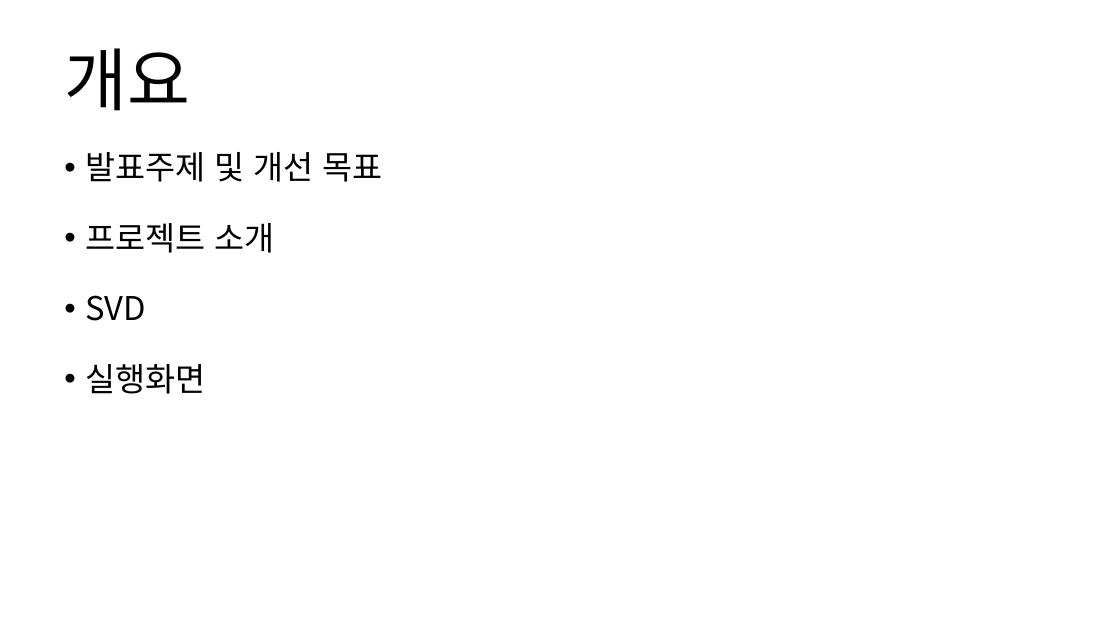
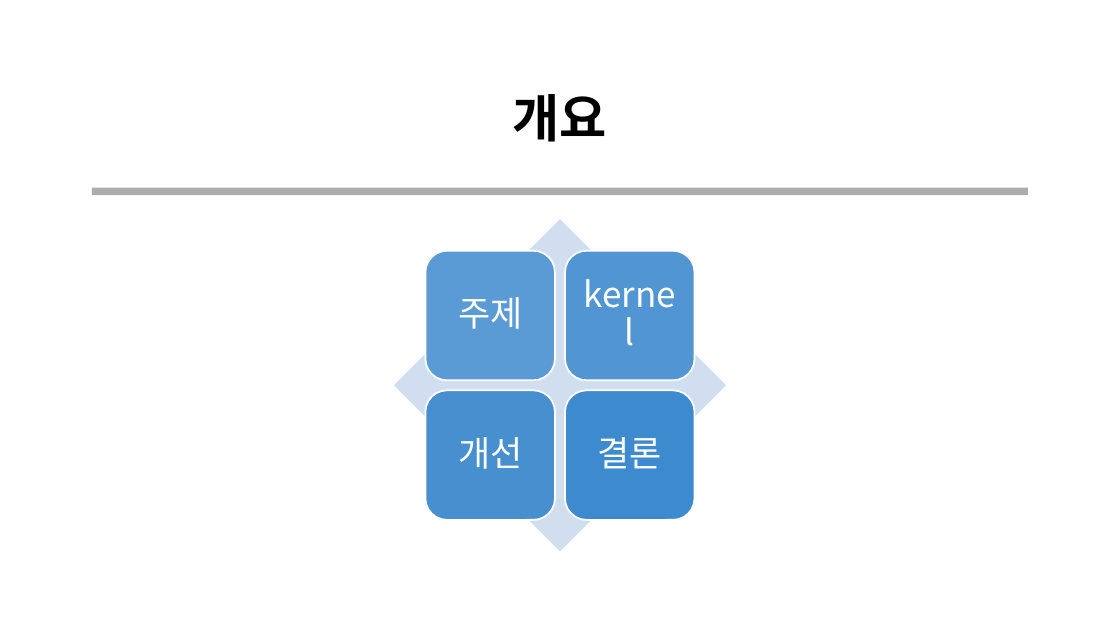
Before and after one commit to CheonSeounghyun/Movie-Analysis-System, a slide deck: slide 2 of document/2019_OSSP_Final_announcement.pptx. Drawn at 1120x630 pixels with LibreOffice and Linux fonts; fonts in the diff are those of the drawing. Boxes give left, top, right and bottom in pixels: in the first picture for what was removed or moved away, otherwise in the second. Text is boxed around its words. In the diff, an @@ line names an element or a change of style, - is before the commit and + after.

```diff
--- a/document/2019_OSSP_Final_announcement.pptx
+++ b/document/2019_OSSP_Final_announcement.pptx
@@ title "개요": place and size @@
-title "개요" at bbox=[64, 48, 190, 111]
+title "개요" at bbox=[513, 94, 607, 142]
@@ title "개요" at bbox=[513, 94, 607, 142]: size 58.6 to 44 pt, bold on; alignment left to centre @@
@@ text removed at bbox=[85, 152, 383, 394] @@
-• 발표주제 및 개선 목표
-• 프로젝트 소개
-• SVD
-• 실행화면
@@ rectangle added at bbox=[92, 188, 1028, 196], fill #808080 at 65% opacity @@
@@ group added at bbox=[394, 219, 727, 552]: 4 rounded rectangles, 4 texts, 1 diamond @@
+주제
+kernel
+개선
+결론
```
Also in this commit, not shown: 9 other slides changed, 8 slides added, 4 slides removed, 56 other files.
